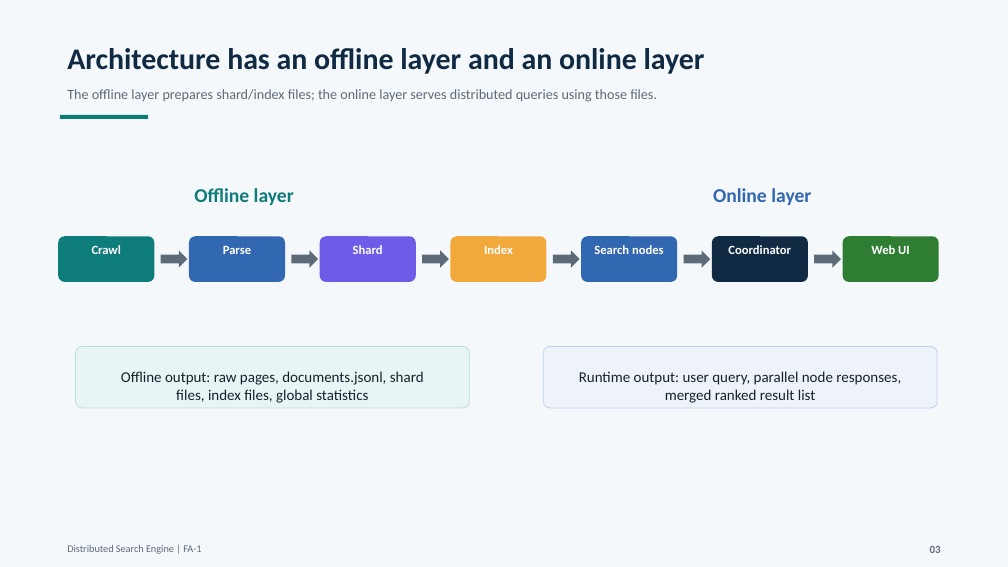
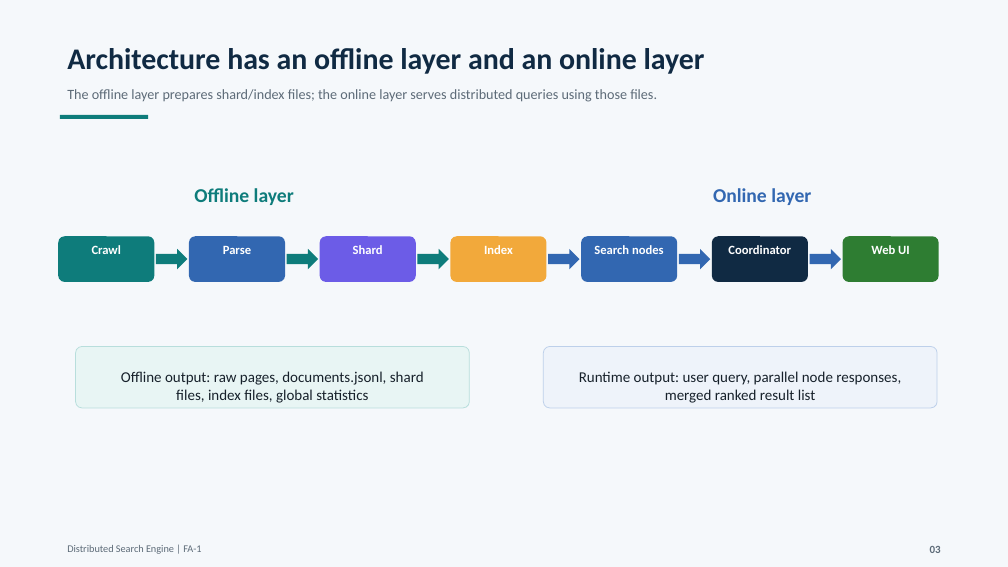
Before and after one commit to parth-darandale/ds-mini-project, a slide deck: slide 3 of Distributed_Search_Engine_FA1_Technical_Presentation.pptx. Drawn at 1008x567 pixels with LibreOffice and Linux fonts; fonts in the diff are those of the drawing. Boxes give left, top, right and bottom in pixels: in the first picture for what was removed or moved away, otherwise in the second. Text is boxed around its words. In the diff, an @@ line names an element or a change of style, - is before the commit and + after.

Commit message:
Improve deck flow arrows

```diff
--- a/Distributed_Search_Engine_FA1_Technical_Presentation.pptx
+++ b/Distributed_Search_Engine_FA1_Technical_Presentation.pptx
@@ right arrow: place and size @@
-right arrow at box(160, 250, 187, 268)
+right arrow at box(156, 249, 188, 269)
@@ right arrow: place and size @@
-right arrow at box(291, 250, 318, 268)
+right arrow at box(287, 249, 318, 269)
@@ fill #5D6B78 to #0E7C7B in 3 elements at box(156, 249, 188, 269), box(287, 249, 318, 269), box(417, 249, 449, 269) @@
@@ right arrow: place and size @@
-right arrow at box(422, 250, 448, 268)
+right arrow at box(417, 249, 449, 269)
@@ right arrow: place and size @@
-right arrow at box(553, 250, 579, 268)
+right arrow at box(548, 249, 580, 269)
@@ right arrow: place and size @@
-right arrow at box(684, 250, 710, 268)
+right arrow at box(679, 249, 711, 269)
@@ fill #5D6B78 to #3267B1 in 3 elements at box(548, 249, 580, 269), box(679, 249, 711, 269), box(810, 249, 842, 269) @@
@@ right arrow: place and size @@
-right arrow at box(814, 250, 841, 268)
+right arrow at box(810, 249, 842, 269)
```
Also in this commit, not shown: 2 other slides changed, 1 other file.
